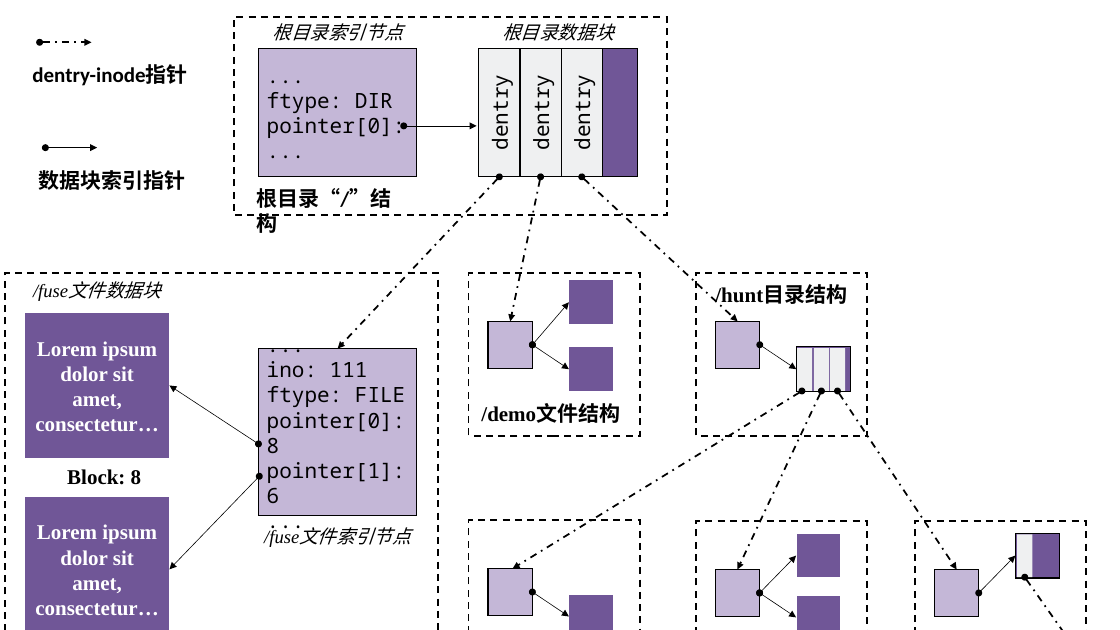
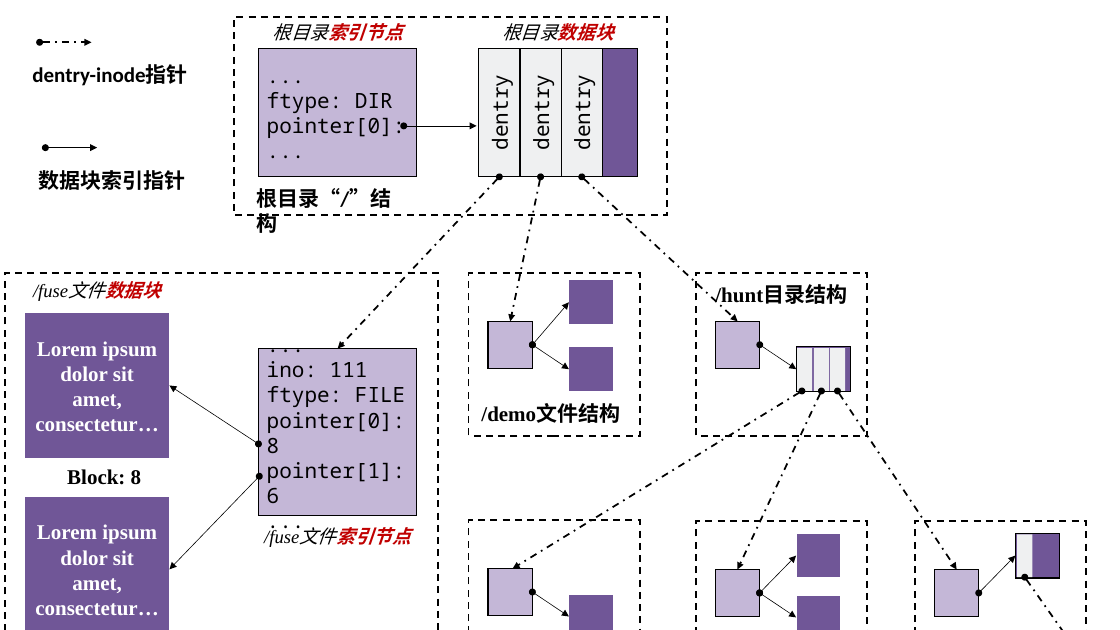
Before and after one commit to hitsz-cslab/os-labs, a slide deck: slide 13 of docs/lab5/绘图_new.pptx. Drawn at 1120x630 pixels with LibreOffice and Linux fonts; fonts in the diff are those of the drawing. Boxes give left, top, right and bottom in pixels: in the first picture for what was removed or moved away, otherwise in the second. Text is boxed around its words. In the diff, an @@ line names an element or a change of style, - is before the commit and + after.

```diff
--- a/docs/lab5/绘图_new.pptx
+++ b/docs/lab5/绘图_new.pptx
@@ text "根目录索引节点" at (273, 23, 403, 41): text colour #000000 to #C00000, bold on in "根目录索引节点" @@
@@ text "根目录数据块" at (502, 23, 614, 41): text colour #000000 to #C00000, bold on in "根目录数据块" @@
@@ text "/fuse文件数据块" at (1, 275, 194, 306): text colour #000000 to #C00000, bold on in "/fuse文件数据块" @@
@@ text "/fuse文件索引节点" at (241, 520, 434, 551): text colour #000000 to #C00000, bold on in "/fuse文件索引节点" @@
```
Also in this commit, not shown: 3 other slides changed, 6 slides added, 1 slide removed, 11 other files.
